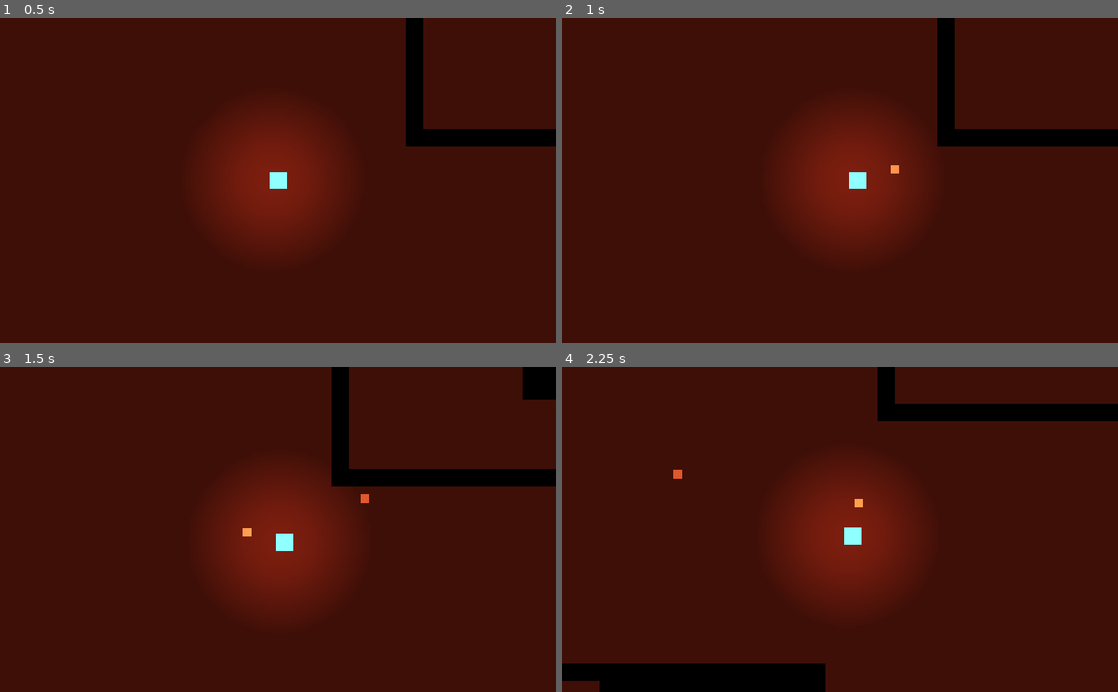
Above: before the commit, frames 1-4 (two rows, left to right).
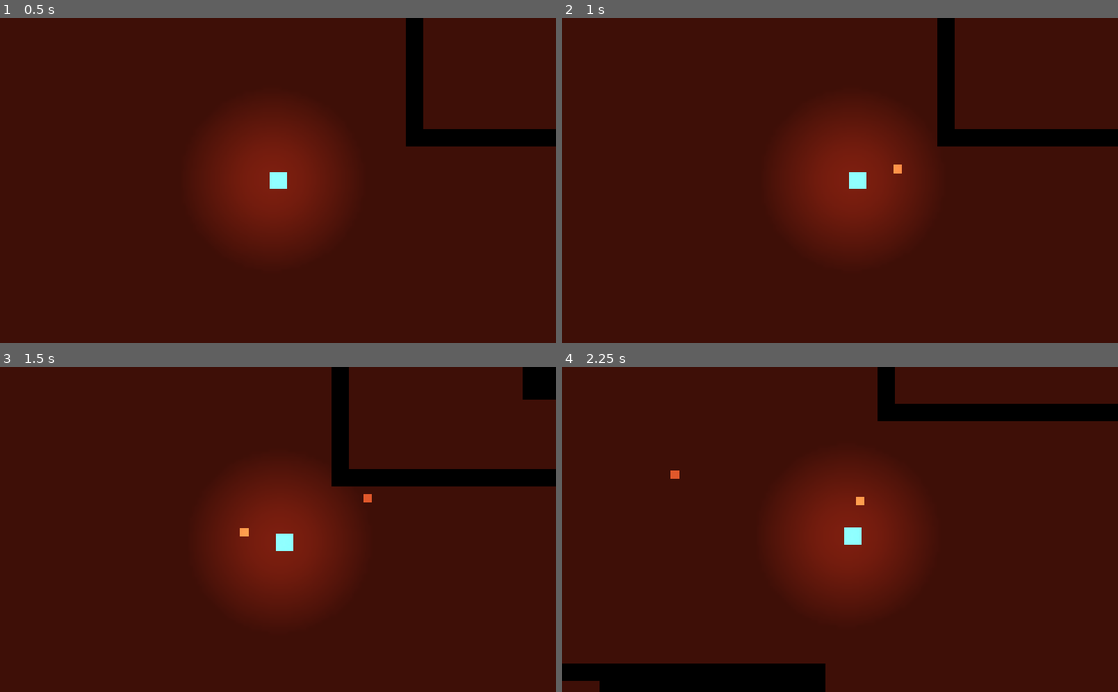
Above: after the commit, the same moments.

Repository: quiet-night-studio/redemption
Game: Godot game, scene res://scenes/Level.tscn
Two runs of this game, one before a commit and one after it. Both use one fixed random seed, a clock stepped at 60 frames per second and the inputs below.
Inputs (mouse positions are in pixels of both pictures, inside the frame that each line leads up to):
- Up to frame 1 (0.5 s): no input
- Up to frame 2 (1 s): tap Enter at 0.5 s; move the mouse to (962, 164) at 0.52 s; hold Right (ui_right) from 0.53 s (still down); click (962, 164) at 0.6 s
- Up to frame 3 (1.5 s): move the mouse to (166, 545) at 1.27 s; release Right (ui_right) at 1.28 s; hold Down (ui_down) from 1.28 s (still down); click (166, 545) at 1.35 s
- Up to frame 4 (2.25 s): move the mouse to (895, 458) at 2.02 s; release Down (ui_down) at 2.03 s; hold Right (ui_right) from 2.03 s (still down); click (895, 458) at 2.1 s

Frame 1 is identical in both runs. In frame 2, less than 0.1% of the frame differs, in the area x 59-62%, y 45-48%; in frame 3, less than 0.1%; in frame 4, less than 0.1%, in the area x 19-55%, y 31-44%.

Commit message:
increase the muzzle distance

Diff:
--- a/scripts/Player.gd
+++ b/scripts/Player.gd
@@ -62,7 +62,7 @@
 		var player_world = global_position
 
 		var facing_direction = mouse_world - player_world
-		var muzzle_position = facing_direction.normalized() * Vector2(35, 35)
+		var muzzle_position = facing_direction.normalized() * Vector2(40, 40)
 
 		var b = bullet.instance() as RigidBody2D
 		b.global_position = global_position + muzzle_position
